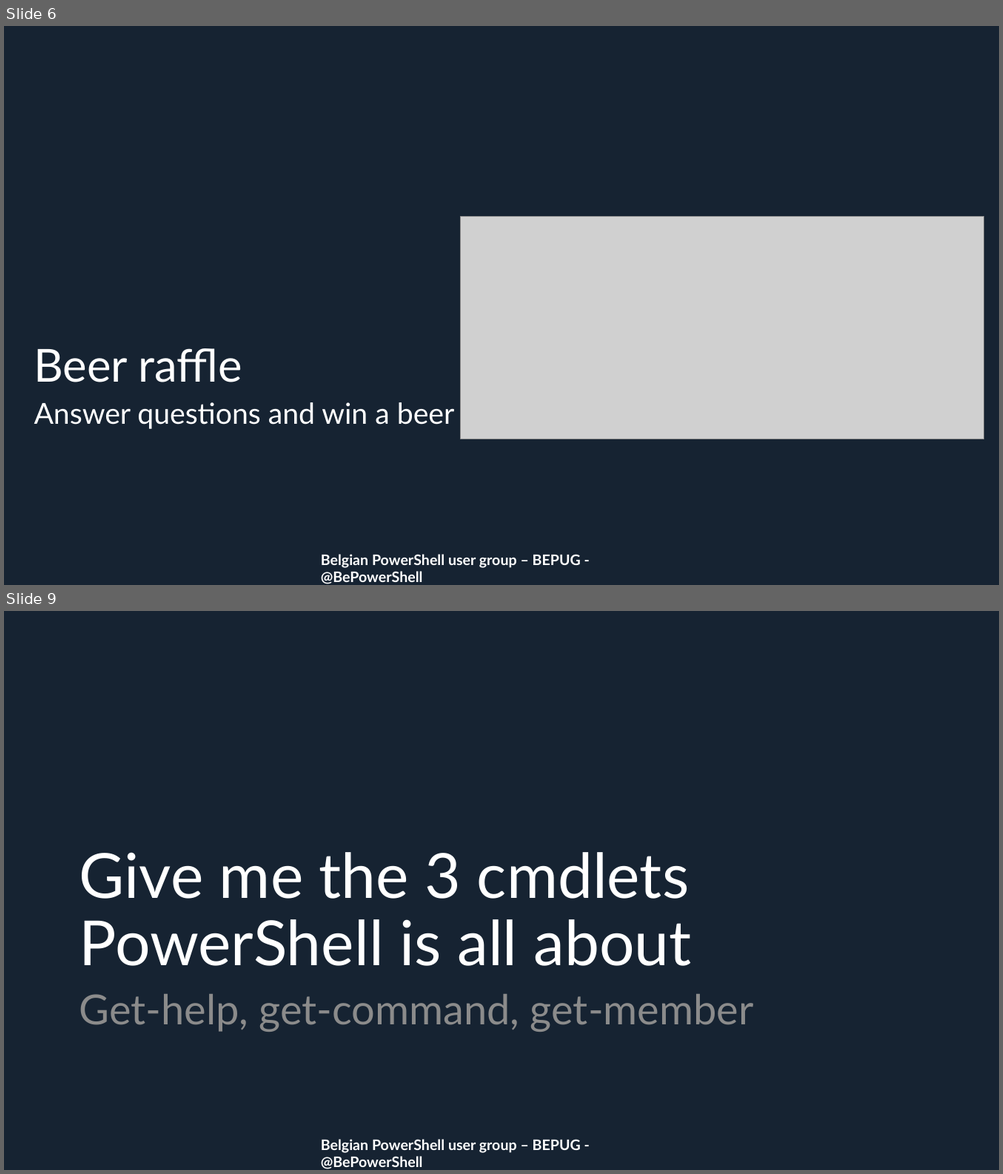
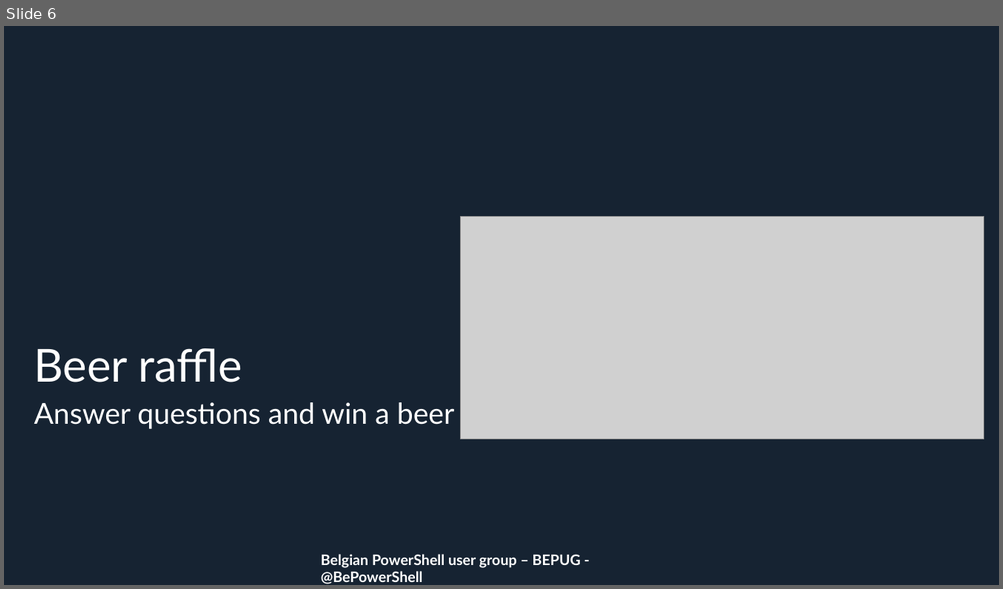
Before and after one commit to BEPUG/meetups, a slide deck: 20190522/_bepug/meetupMay19-outro.pptx. Shown one above the other, each under a label of ours: slides 6 and 9 before the commit, slide 6 after it; the slides between them are not shown. The pictures are 1003x1174 and 1003x589 pixels, drawn with LibreOffice and Linux fonts; fonts in the diff are those of the drawing; grey boxes stand for pictures; background and template pictures are left out. Boxes give left, top, right and bottom in pixels: in the first picture for what was removed or moved away, otherwise in the second. Text is boxed around its words. In the diff, an @@ line names an element or a change of style, - is before the commit and + after.

```diff
--- a/20190522/_bepug/meetupMay19-outro.pptx
+++ b/20190522/_bepug/meetupMay19-outro.pptx
@@ slide 9 removed at <box>4,611,999,1170</box>, background #162332; not listed: 1 template element that a slide beside it also shows @@
@@ title removed at <box>79,852,691,966</box> @@
-Give me the 3 cmdlets PowerShell is all about
@@ text removed at <box>79,994,754,1032</box> @@
-Get-help, get-command, get-member
```
Also in this commit, not shown: 2 slides changed, 2 slides added, 3 other slides removed, 7 other files.
